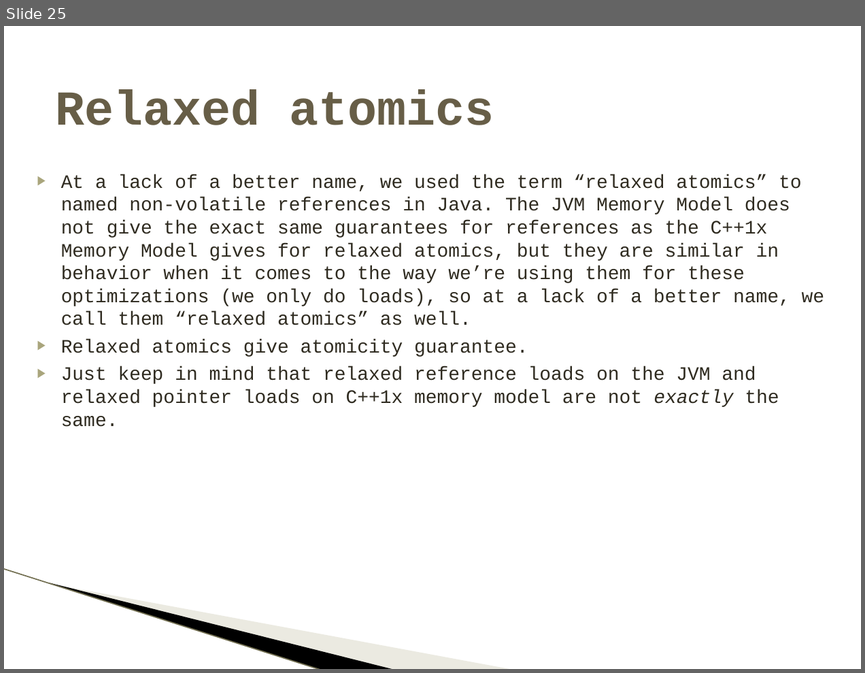
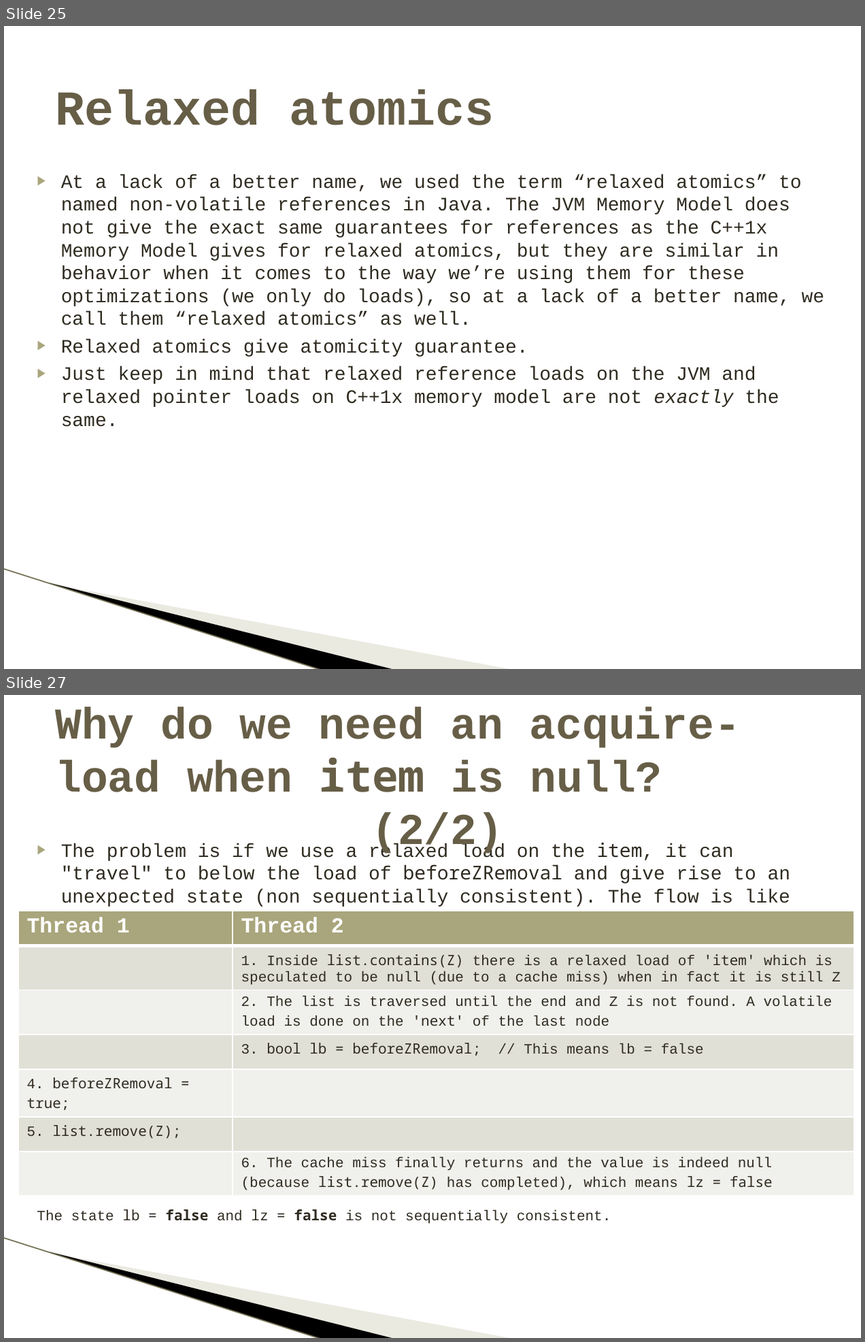
Before and after one commit to pramalhe/ConcurrencyFreaks, a slide deck: Presentations/ConcurrentLinkedQueueRelaxed.pptx. Shown one above the other, each under a label of ours: slide 25 before the commit, slides 25 and 27 after it; the slides between them are not shown. The pictures are 865x673 and 865x1342 pixels, drawn with LibreOffice and Linux fonts; fonts in the diff are those of the drawing; background and template pictures are left out. Boxes give left, top, right and bottom in pixels: in the first picture for what was removed or moved away, otherwise in the second. Text is boxed around its words. In the diff, an @@ line names an element or a change of style, - is before the commit and + after.

Commit message:
Added back acquire load of item

```diff
--- a/Presentations/ConcurrentLinkedQueueRelaxed.pptx
+++ b/Presentations/ConcurrentLinkedQueueRelaxed.pptx
@@ slide 27 added at bbox=[4, 695, 861, 1338], background #FFFFFF; not listed: 3 template elements that a slide beside it also shows @@
@@ title added at bbox=[55, 707, 740, 856], 36.9 pt, text #675E47, bold @@
+Why do we need an acquire-load when item is null? (2/2)
@@ text added at bbox=[61, 842, 791, 932], 16 pt, text #2F2B20 @@
+▶ The problem is if we use a relaxed load on the item, it can "travel" to below the load of beforeZRemoval and give rise to an unexpected state (non sequentially consistent). The flow is like this, from top to bottom:
@@ table added at bbox=[18, 911, 854, 1193], 7 rows, 2 columns @@
+Thread 1 | Thread 2
+ | 1. Inside list.contains(Z) there is a relaxed load of 'item' which is speculated to be null (due to a cache miss) when in fact it is still Z
+ | 2. The list is traversed until the end and Z is not found. A volatile load is done on the 'next' of the last node
+ | 3. bool lb = beforeZRemoval; // This means lb = false
+4. beforeZRemoval = true; | 
+5. list.remove(Z); | 
+ | 6. The cache miss finally returns and the value is indeed null (because list.remove(Z) has completed), which means lz = false
@@ text added at bbox=[37, 1209, 611, 1223], 12 pt, text #2F2B20 @@
+The state lb = false and lz = false is not sequentially consistent.
```
Also in this commit, not shown: 4 slides changed, 1 other slide added, 2 other files.
